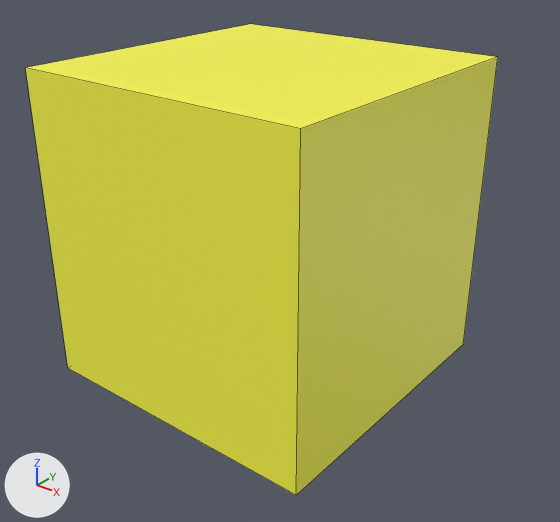
Two versions of the Blender file models/base_game/objects/spawn_trinket.blend, one commit apart.
Rendered twice from a camera (50 mm lens) standing at (0.721, -0.876, 0.956) and looking at (0.029, -0.011, 0.42). Lighting does not change. The marker at lower left points along +X, +Y and +Z. The older version comes first. Mesh edges are drawn as thin lines.

Names of what the first picture shows: 'SpawnTrinket'.
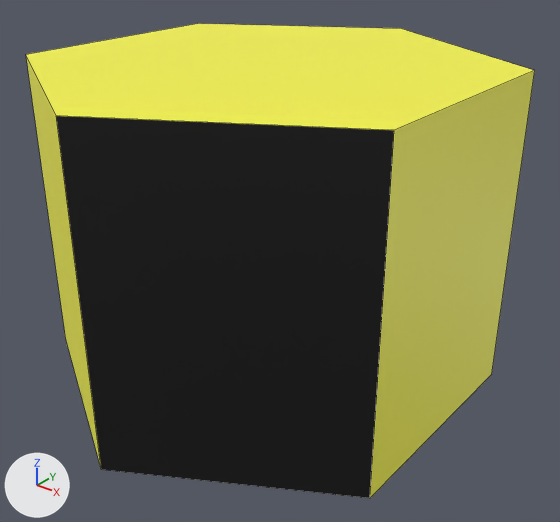
Boxes [x1, y1, x2, y2] around the edits, measured in the pictures (560 x 522 px):
'SpawnTrinket', reshaped (8% wider)
    before: [26, 24, 498, 495]
    after: [26, 23, 535, 498]

What the commit changed:
me_cylinder is used by ob_spawntrinket; location (0.0, 0.0, 0.0).
me_cylinder had 8 vertices, 6 faces and spanned x -0.242..0.242, y -0.242..0.242, z 0.225..0.725.
me_cylinder now has 12 vertices, 8 faces and spans x -0.321..0.321, y -0.371..0.371, z 0.225..0.725.
me_cylinder part 1: the whole mesh is rebuilt.
